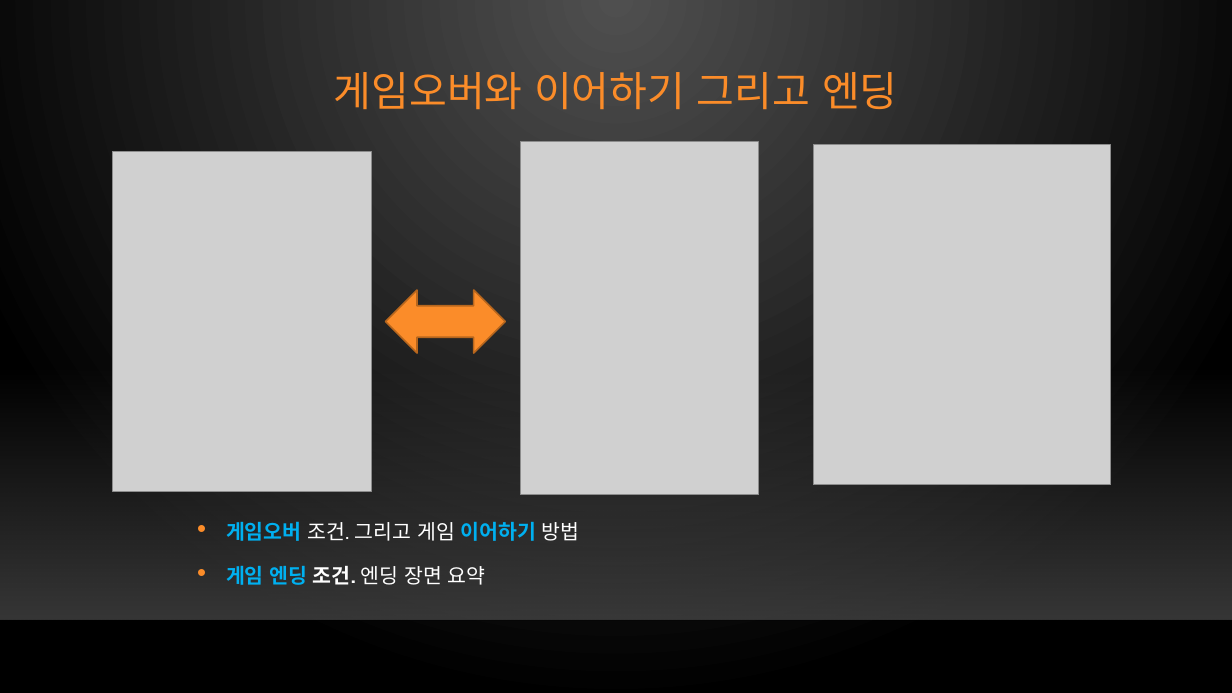
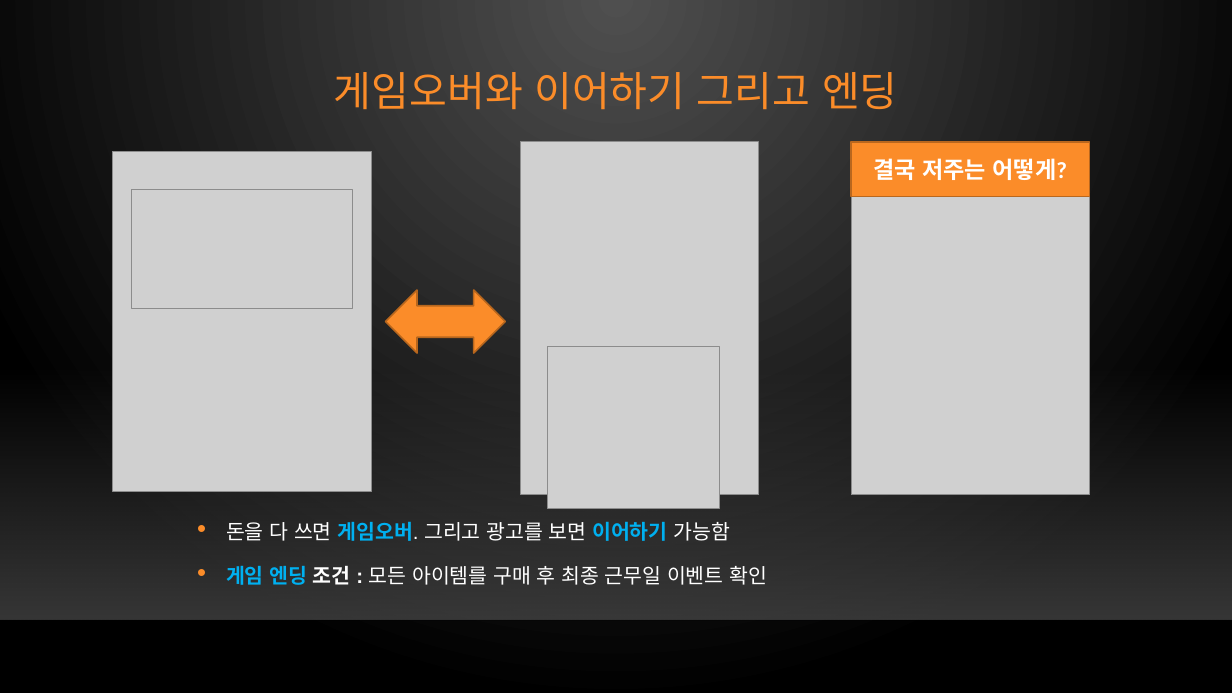
Before and after one commit to xqiwipx/first_project, a slide deck: slide 27 of Kims_project.pptx (slide 28 before the commit). Drawn at 1232x693 pixels with LibreOffice and Linux fonts; fonts in the diff are those of the drawing; grey boxes stand for pictures; background and template pictures are left out. Boxes give left, top, right and bottom in pixels: in the first picture for what was removed or moved away, otherwise in the second. Text is boxed around its words. In the diff, an @@ line names an element or a change of style, - is before the commit and + after.

```diff
--- a/Kims_project.pptx
+++ b/Kims_project.pptx
@@ rectangle added at box(851, 142, 1090, 197), fill #FB8C29, outline #BA681E 1.25 pt, 18 pt, text #FFFFFF, bold @@
+결국 저주는 어떻게?
@@ picture added at box(132, 189, 353, 309) @@
@@ picture: place and size @@
-picture at box(813, 145, 1111, 485)
+picture at box(851, 197, 1090, 495)
@@ picture added at box(547, 347, 719, 508) @@
@@ text at box(226, 522, 767, 585): text changed; font Roboto Slab to Arial @@
-• 게임오버 조건. 그리고 게임 이어하기 방법
-• 게임 엔딩 조건. 엔딩 장면 요약
+• 돈을 다 쓰면 게임오버. 그리고 광고를 보면 이어하기 가능함
+• 게임 엔딩 조건 : 모든 아이템를 구매 후 최종 근무일 이벤트 확인
```
Also in this commit, not shown: 22 other slides changed, 1 slide removed.
